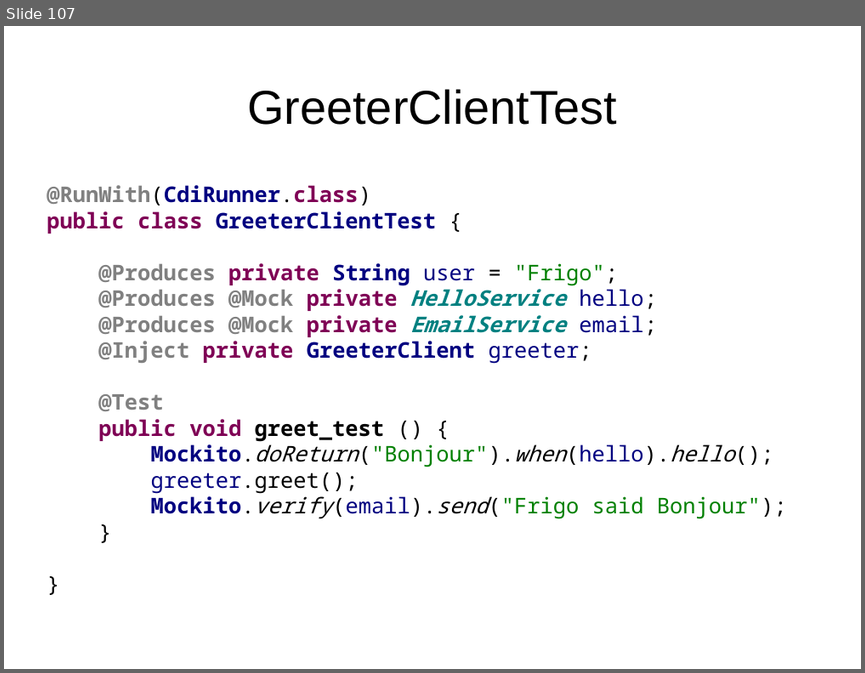
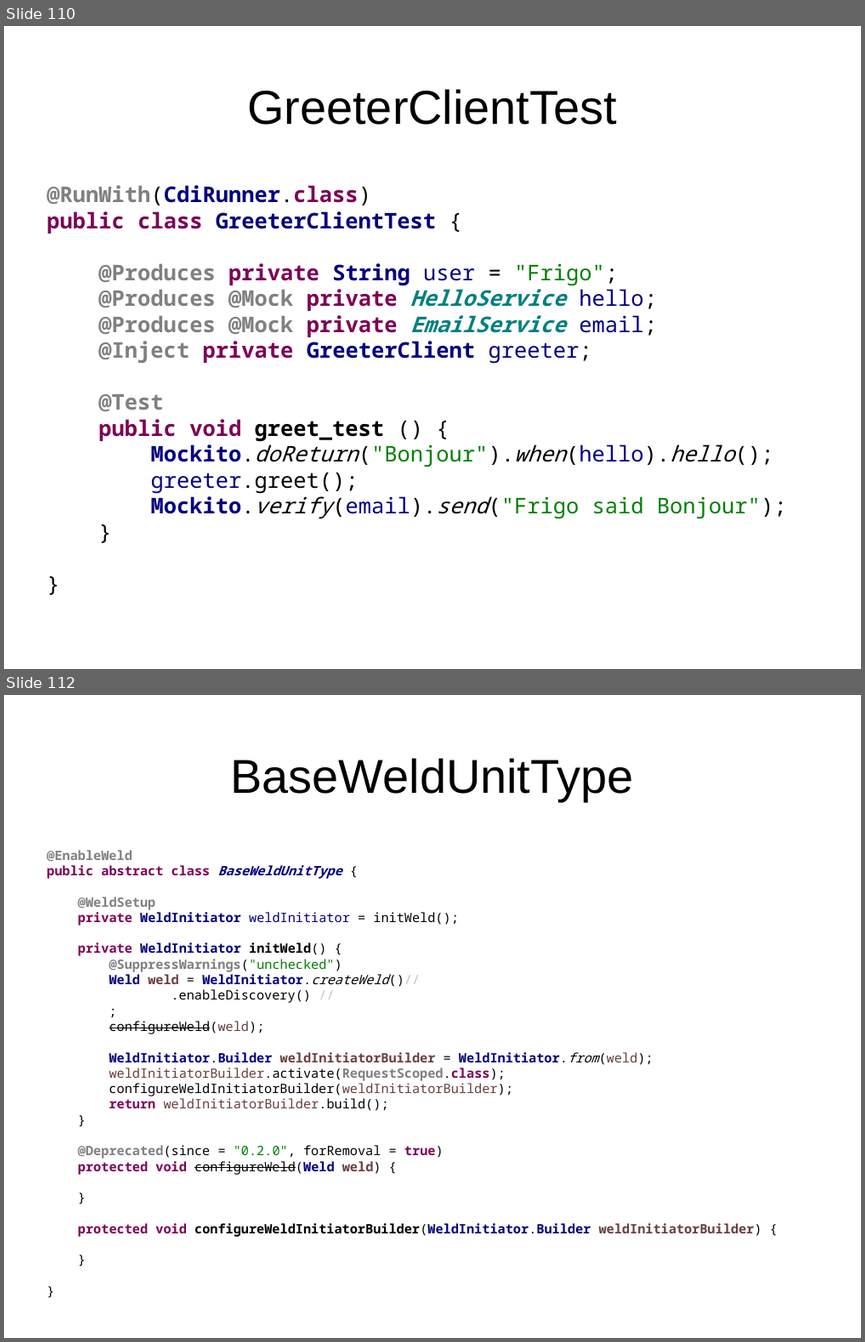
Before and after one commit to FrigoCoder/CDI, a slide deck: CDI.odp. Shown one above the other, each under a label of ours: slide 107 before the commit, slides 110 and 112 after it; the slides between them are not shown. The pictures are 865x673 and 865x1342 pixels, drawn with LibreOffice and Linux fonts; fonts in the diff are those of the drawing. Boxes give left, top, right and bottom in pixels: in the first picture for what was removed or moved away, otherwise in the second. Text is boxed around its words. In the diff, an @@ line names an element or a change of style, - is before the commit and + after.

```diff
--- a/CDI.odp
+++ b/CDI.odp
@@ slide 112 added at <box>4,695,861,1338</box>, background #FFFFFF @@
@@ title added at <box>231,758,634,801</box>, 44 pt, text #000000 @@
+BaseWeldUnitType
@@ text added at <box>46,850,762,1236</box>, 12 pt, text #000000, bold @@
+@EnableWeld
+public abstract class BaseWeldUnitType {
+@WeldSetup
+private WeldInitiator weldInitiator = initWeld();
+private WeldInitiator initWeld() {
+@SuppressWarnings("unchecked")
+Weld weld = WeldInitiator.createWeld()//
+.enableDiscovery() //
+;
+configureWeld(weld);
+WeldInitiator.Builder weldInitiatorBuilder = WeldInitiator.from(weld);
+weldInitiatorBuilder.activate(RequestScoped.class);
+configureWeldInitiatorBuilder(weldInitiatorBuilder);
+return weldInitiatorBuilder.build();
+}
+@Deprecated(since = "0.2.0", forRemoval = true)
+protected void configureWeld(Weld weld) {
+}
+protected void configureWeldInitiatorBuilder(WeldInitiator.Builder weldInitiatorBuilder) {
+}
+}
@@ what was slide 107 is now slide 110 @@
```
Also in this commit, not shown: 2 slides changed, 5 other slides added, 1 slide removed.
